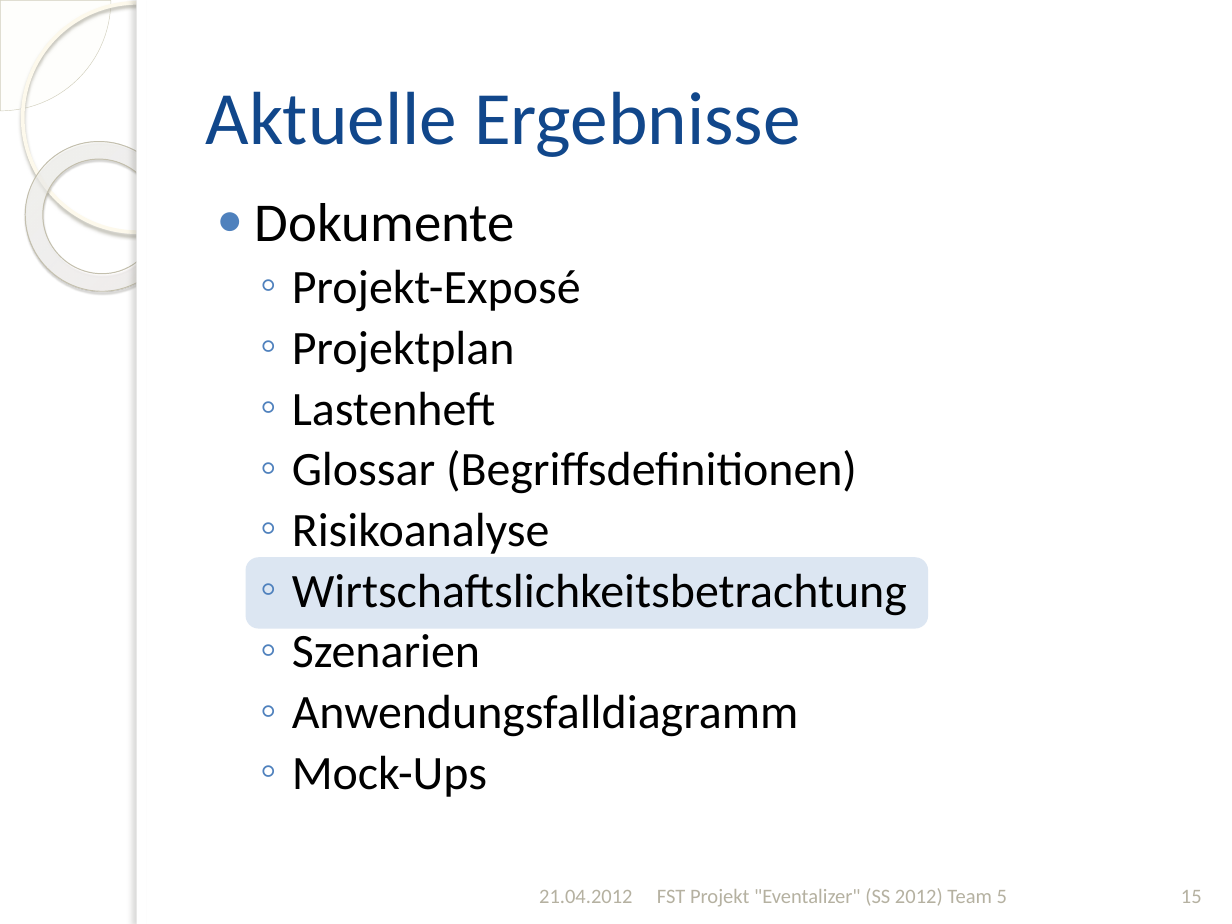
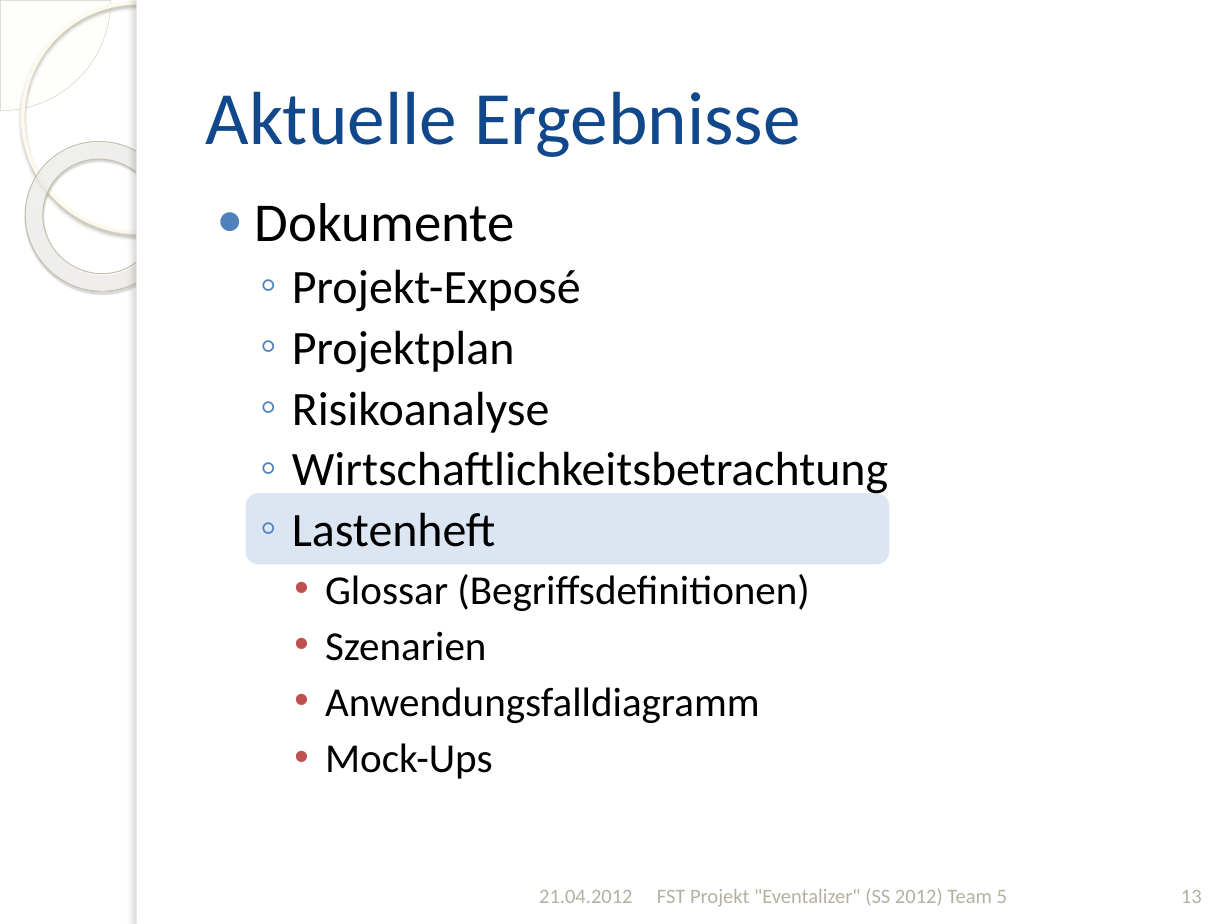
Before and after one commit to silkslostsoul/Eventalizer, a slide deck: slide 13 of Dokumente/Zwischenstand zum 2012-04-21_v2.pptx (slide 15 before the commit). Drawn at 1232x924 pixels with LibreOffice and Linux fonts; fonts in the diff are those of the drawing; background and template pictures are left out. Boxes give left, top, right and bottom in pixels: in the first picture for what was removed or moved away, otherwise in the second. Text is boxed around its words. In the diff, an @@ line names an element or a change of style, - is before the commit and + after.

```diff
--- a/Dokumente/Zwischenstand zum 2012-04-21_v2.pptx
+++ b/Dokumente/Zwischenstand zum 2012-04-21_v2.pptx
@@ text at [292,391,888,494]: paragraphs added @@
+  ◦ Risikoanalyse
+  ◦ Wirtschaftlichkeitsbetrachtung
@@ rounded rectangle: place and size @@
-rounded rectangle at [248,559,926,627]
+rounded rectangle at [248,495,888,563]
@@ text at [292,512,907,616]: paragraphs removed @@
-  ◦ Risikoanalyse
-  ◦ Wirtschaftslichkeitsbetrachtung
@@ text at [325,574,809,779]: size 28 to 24 pt in "Glossar (Begriffsdefinitionen)", "Szenarien", "Anwendungsfalldiagramm", "Mock-Ups"; bullet ◦ to •; list level 2 to 3 in "Glossar (Begriffsdefinitionen)"; line spacing 30pt to 28pt; bullet colour #4F81BD to #C0504D; list level 2 to 3 in "Szenarien"; list level 2 to 3 in "Anwendungsfalldiagramm"; list level 2 to 3 in "Mock-Ups" @@
@@ page number at [1181,890,1202,903]: text changed @@
-15
+13
```
Also in this commit, not shown: 12 other slides changed.
